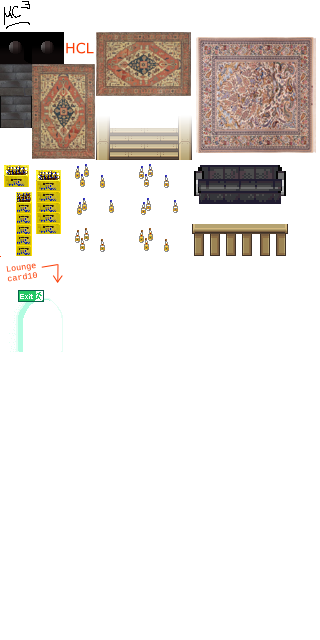
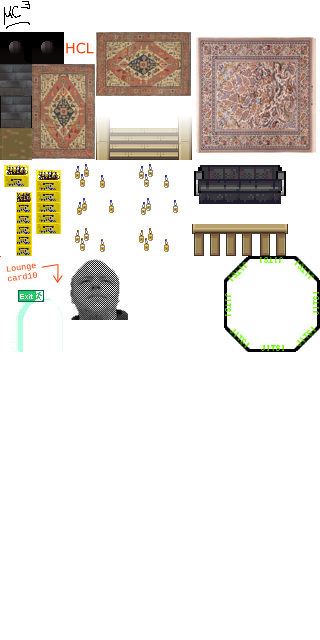
Layers edited between the first and the second w=320, h=640 image:
pixels changed over [0, 128, 320, 352] (layer not identified)
